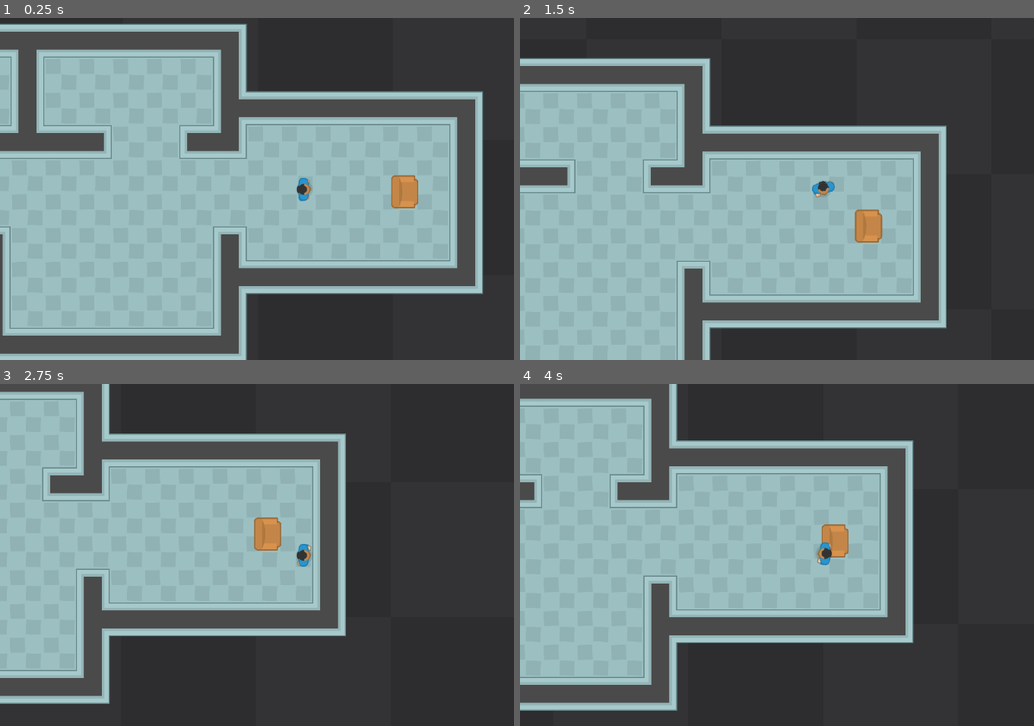
Above: before the commit, frames 1-4 (two rows, left to right).
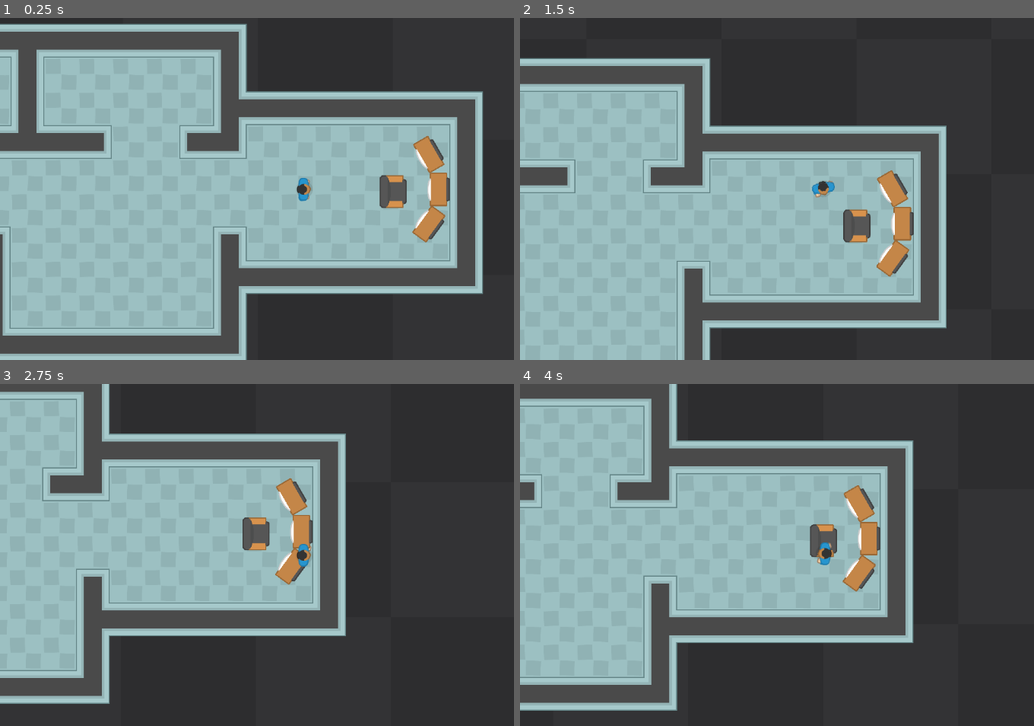
Above: after the commit, the same moments.

Repository: KevinStirling/FlipAndBurn
Game: Godot game, scene res://space.tscn
The game is run twice, just before and just after one commit, with the same random seed, the same clock (stepped at 60 frames per second) and the same inputs.
Inputs:
- Up to frame 1 (0.25 s): no input
- Up to frame 2 (1.5 s): tap Enter at 0.5 s; hold D (lateral_right) 0.53-1.28 s; hold W (burn) 0.53-1.28 s; hold S (down) from 1.28 s (still down); tap F (interact) at 1.35 s
- Up to frame 3 (2.75 s): release S (down) at 2.03 s; hold D (lateral_right) from 2.03 s (still down); hold Shift (sprint) from 2.03 s (still down)
- Up to frame 4 (4 s): tap Space at 2.75 s; release Shift (sprint) at 2.78 s; tap W (burn) at 2.85 s; tap Enter at 3.5 s; release D (lateral_right) at 3.53 s; hold A (lateral_left) from 3.53 s (still down); tap F (interact) at 3.6 s

The runs differ from the first frame. In frame 1, 1.9% of the frame differs, in the area x 73-88%, y 34-66%; in frame 2, 1.9%, in the area x 62-77%, y 44-76%; in frame 3, 1.8%; in frame 4, 1.8%.

Commit message:
update sprites

Diff:
--- a/space.tscn
+++ b/space.tscn
@@ -1,10 +1,11 @@
-[gd_scene load_steps=10 format=3 uid="uid://b876jo85g5nyk"]
+[gd_scene load_steps=11 format=3 uid="uid://b876jo85g5nyk"]
 
 [ext_resource type="Texture2D" uid="uid://bp6mn8enmdsja" path="res://texture_08.png" id="1_f62qd"]
 [ext_resource type="Script" path="res://Ship.gd" id="1_xiwe8"]
 [ext_resource type="PackedScene" uid="uid://cwkybxlxyviy2" path="res://player.tscn" id="3_2cf00"]
 [ext_resource type="Texture2D" uid="uid://cbi14j5tn4vid" path="res://tilesheet_complete_2X.png" id="3_k1slo"]
 [ext_resource type="Texture2D" uid="uid://duq2xrkom4syo" path="res://arm_chair.png" id="4_l24o7"]
+[ext_resource type="Texture2D" uid="uid://7axctgewxblb" path="res://old_tv.png" id="6_0ycj7"]
 
 [sub_resource type="PhysicsMaterial" id="PhysicsMaterial_3ejju"]
 
@@ -1779,7 +1780,7 @@
 
 [node name="Helm" type="Area2D" parent="Ship"]
 process_mode = 3
-position = Vector2(703, 3.00001)
+position = Vector2(681, 2.00001)
 collision_layer = 0
 collision_mask = 4
 
@@ -1795,3 +1796,21 @@
 
 [node name="Player" parent="Ship" instance=ExtResource("3_2cf00")]
 position = Vector2(511, -2.99999)
+
+[node name="Sprite2D" type="Sprite2D" parent="Ship"]
+position = Vector2(748, -67)
+rotation = -2.0944
+scale = Vector2(0.6, 0.6)
+texture = ExtResource("6_0ycj7")
+
+[node name="Sprite2D3" type="Sprite2D" parent="Ship"]
+position = Vector2(747, 64)
+rotation = -0.942478
+scale = Vector2(0.6, 0.6)
+texture = ExtResource("6_0ycj7")
+
+[node name="Sprite2D2" type="Sprite2D" parent="Ship"]
+position = Vector2(766, -1)
+rotation = -1.5708
+scale = Vector2(0.6, 0.6)
+texture = ExtResource("6_0ycj7")
Binary file changed: arm_chair.png
Binary file added: old_tv.png
Not shown, added: old_tv.png.import
Not shown, added: arm_chair.png~
